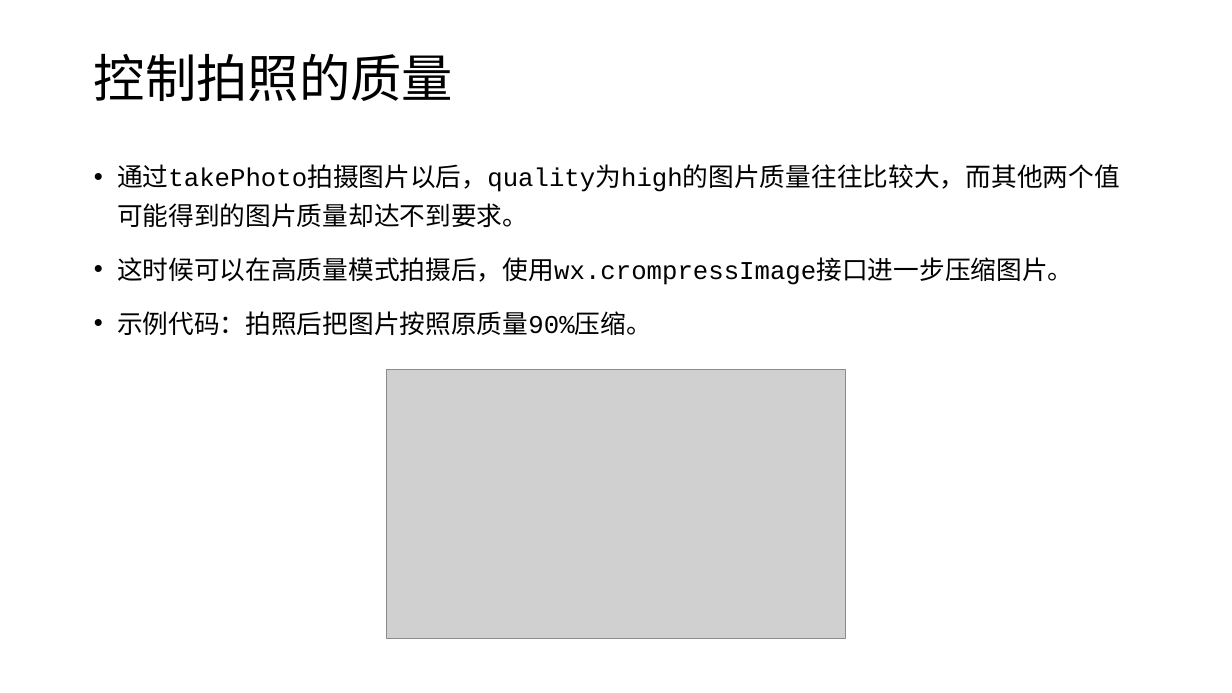
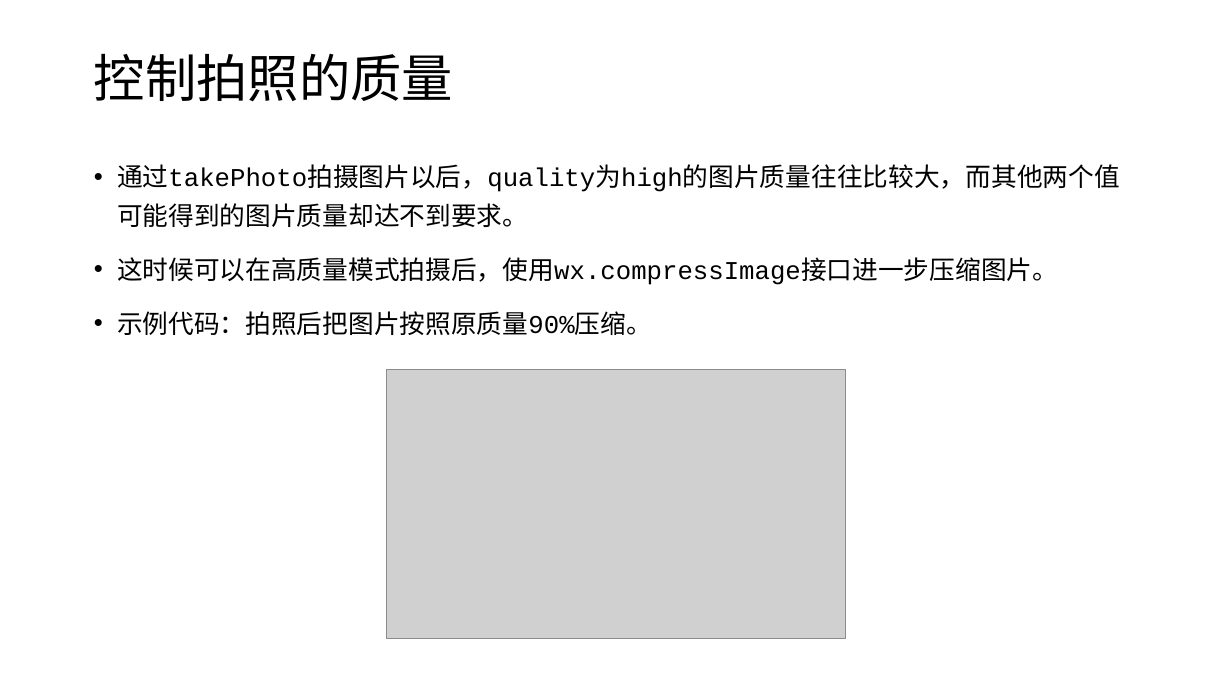
Before and after one commit to edu2act/course-wechat-and-miniprogram, a slide deck: slide 12 of materials/ch04/ch04-复杂组件使用和API调用.pptx. Drawn at 1232x693 pixels with LibreOffice and Linux fonts; fonts in the diff are those of the drawing; grey boxes stand for pictures. Boxes give left, top, right and bottom in pixels: in the first picture for what was removed or moved away, otherwise in the second. Text is boxed around its words. In the diff, an @@ line names an element or a change of style, - is before the commit and + after.

```diff
--- a/materials/ch04/ch04-复杂组件使用和API调用.pptx
+++ b/materials/ch04/ch04-复杂组件使用和API调用.pptx
@@ text at box(117, 257, 1058, 285): text changed @@
-• 这时候可以在高质量模式拍摄后，使用wx.crompressImage接口进一步压缩图片。
+• 这时候可以在高质量模式拍摄后，使用wx.compressImage接口进一步压缩图片。
```
Also in this commit, not shown: 2 other files.
